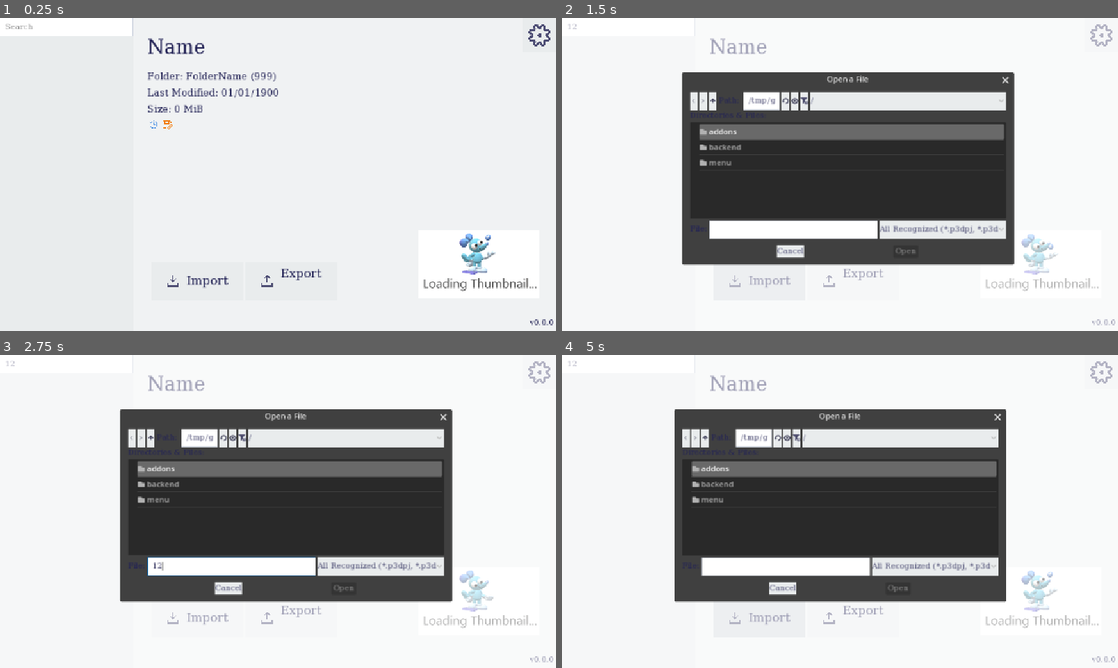
Above: before the commit, frames 1-4 (two rows, left to right).
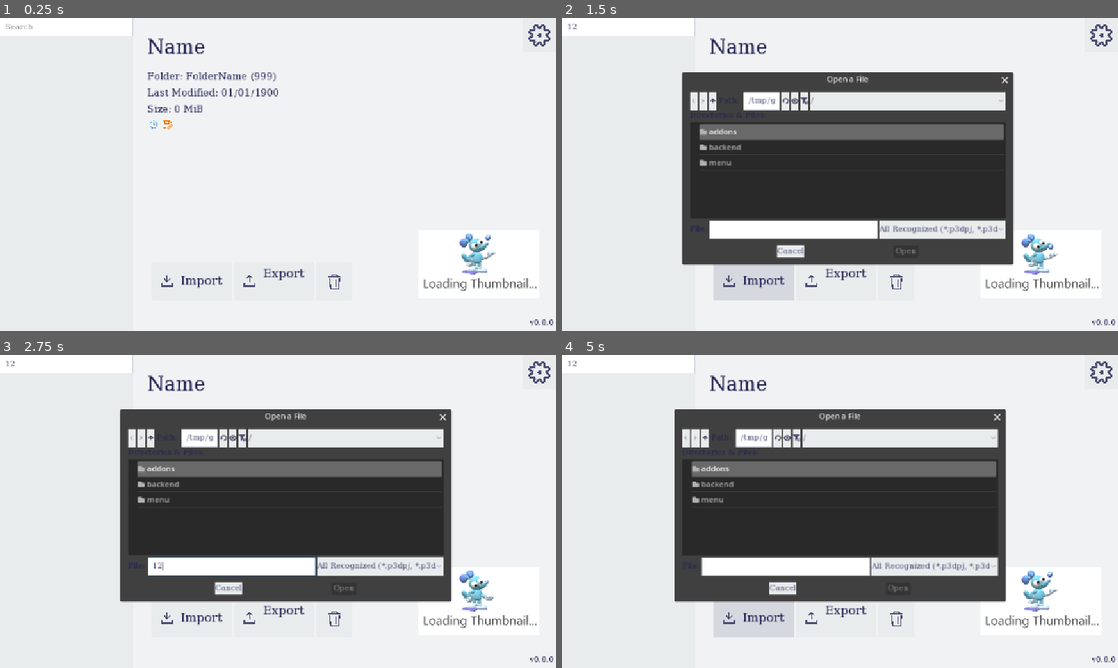
Above: after the commit, the same moments.

Repository: silkycell/Paint-3D-Project-Manager
Game: Godot game, scene res://menu/projects/projects_menu.tscn
Two runs of this game, one before a commit and one after it. Both use one fixed random seed, a clock stepped at 60 frames per second and the inputs below.
Inputs (mouse positions are in pixels of both pictures, inside the frame that each line leads up to; where the layout moved, square brackets give the same spot in the first picture):
- Up to frame 1 (0.25 s): no input
- Up to frame 2 (1.5 s): click (628, 27) at 0.52 s; type "12" at 0.6 s; click (751, 280) [756, 280] at 1.25 s
- Up to frame 3 (2.75 s): click (233, 567) at 2.02 s; type "12" at 2.1 s
- Up to frame 4 (5 s): click (834, 617) [851, 617] at 2.75 s; click "Cancel" at 3.5 s; click (751, 617) [756, 617] at 4.25 s

The runs differ from the first frame. In frame 1, 0.4% of the frame differs, in the area x 29-62%, y 80-87%; in frame 2, 1.7%; in frame 3, 1.7%, in the area x 1-100%, y 0-99%; in frame 4, 1.7%.
Error in both runs: Out of bounds get index '0' (on base: 'Array[Project]') (res://backend/global_signal_handler.gd:3)

Commit message:
add project deletion

Diff:
--- a/menu/projects/actions/action_button.gd
+++ b/menu/projects/actions/action_button.gd
@@ -3,5 +3,8 @@
 
 @export var target_action:ActionHandler
 
+func _ready():
+	pressed.connect(_on_pressed)
+
 func _on_pressed():
 	target_action.begin_action(GlobalSignalHandler.selected_project)
--- /dev/null
+++ b/menu/projects/actions/delete/delete_handler.gd
@@ -0,0 +1,53 @@
+extends ActionHandler
+
+const WARNINGTEXT:String = "Delete \"%s\"?"
+
+@onready var delete_warning_popup = $DeleteWarningPopup
+
+func begin_action(project:Project = null):
+	super(project)
+
+	delete_warning_popup.title = WARNINGTEXT % project.name
+	delete_warning_popup.visible = true
+
+	var selection = await delete_warning_popup.choice_selected
+
+	if selection == "delete":
+		ProjectsJsonAPI.projects.erase(project)
+		action_thread = Thread.new()
+		action_thread.start(_delete_project.bind(project.name, project.absolute_project_folder))
+
+		await finished_action
+
+		ProjectsJsonAPI.sort_projects()
+		ProjectsJsonAPI.save_json()
+
+		get_node("%ProjectsListContainer").generate_buttons()
+
+	exit_action()
+
+func _delete_project(project_name:String, folder_path:String):
+	var dir = DirAccess.open(folder_path)
+
+	if dir == null:
+		display_error_deferred("Error Code " + str(DirAccess.get_open_error()), "Error accessing " + folder_path)
+		return DirAccess.get_open_error()
+
+	var files = dir.get_files()
+	for i in range(files.size()):
+		call_deferred("emit_signal", "action_thread_update", "delete", {
+			"size": files.size(),
+			"idx": i,
+			"file": files[i],
+			"project": project_name
+		})
+
+		var error = dir.remove(files[i])
+		if error != 0:
+			display_error_deferred("Error Code " + str(error), "Error while deleting " + files[i] + ".")
+			return
+
+	DirAccess.remove_absolute(folder_path)
+
+	call_deferred("emit_signal", "action_thread_update", "finish", {})
+	call_deferred("emit_signal", "finished_action")
--- /dev/null
+++ b/menu/projects/actions/delete/delete_progress_panel.gd
@@ -0,0 +1,18 @@
+extends ProgressPanel
+
+func _on_thread_update(type, data):
+	super(type, data)
+
+	match type:
+		"start":
+			info_label.text = "Deleting \"%s\"..." % data.project
+
+		"delete":
+			_set_visibilities(true, true, true, true)
+
+			labelled_progress_bar.max_value = data.size
+			labelled_progress_bar.value = data.idx
+
+			petri_state = "TRANSFER"
+			info_label.text = "Deleting \"%s\"..." % data.project
+			task_label.text = data.file
--- a/menu/projects/actions/import/import_handler.gd
+++ b/menu/projects/actions/import/import_handler.gd
@@ -106,8 +106,7 @@
 	var project_location = projects_folder.path_join(project_folder_name)
 
 	if DirAccess.dir_exists_absolute(project_location):
-		call_deferred("emit_signal", "action_thread_update", "delete", {"project": data_json["project_data"]["Name"]})
-		DirAccess.remove_absolute(project_location)
+		_delete_project(data_json["project_data"]["Name"], project_location)
 
 	DirAccess.make_dir_recursive_absolute(project_location)
 
@@ -145,3 +144,26 @@
 	call_deferred("emit_signal", "finished_action", project_object)
 
 	reader.close()
+
+func _delete_project(project_name:String, folder_path:String):
+	var dir = DirAccess.open(folder_path)
+
+	if dir == null:
+		display_error_deferred("Error Code " + str(DirAccess.get_open_error()), "Error accessing " + folder_path)
+		return DirAccess.get_open_error()
+
+	var files = dir.get_files()
+	for i in range(files.size()):
+		call_deferred("emit_signal", "action_thread_update", "delete", {
+			"size": files.size(),
+			"idx": i,
+			"file": files[i],
+			"project": project_name
+		})
+
+		var error = dir.remove(files[i])
+		if error != 0:
+			display_error_deferred("Error Code " + str(error), "Error while deleting " + files[i] + ".")
+			return
+
+	DirAccess.remove_absolute(folder_path)
--- a/menu/projects/actions/import/import_progress_panel.gd
+++ b/menu/projects/actions/import/import_progress_panel.gd
@@ -8,11 +8,14 @@
 			info_label.text = "Importing \"%s\"..." % data.project
 
 		"delete":
-			_set_visibilities(false, true, true, true)
+			_set_visibilities(true, true, true, true)
+
+			labelled_progress_bar.max_value = data.size
+			labelled_progress_bar.value = data.idx
 
 			petri_state = "INDEX"
 			info_label.text = "Importing \"%s\"..." % data.project
-			info_label.text = "Deleting old files..."
+			task_label.text = "Deleting \"%s\"..." % data.file
 
 		"import":
 			_set_visibilities(true, true, true, true)
--- /dev/null
+++ b/menu/projects/assets/delete_icon.svg
@@ -0,0 +1,5 @@
+<?xml version="1.0" encoding="UTF-8" standalone="no"?>
+<!DOCTYPE svg PUBLIC "-//W3C//DTD SVG 1.1//EN" "http://www.w3.org/Graphics/SVG/1.1/DTD/svg11.dtd">
+<svg xmlns="http://www.w3.org/2000/svg" xmlns:xlink="http://www.w3.org/1999/xlink" version="1.1" viewBox="-10 0 614 1000">
+   <path d="M497 360h69l-32 447v3q-4 35 -31 58.5t-62 23.5h-282q-35 0 -62 -23.5t-31 -58.5v-3l-32 -447h63l28 441q2 8 6 14t11 10t14 4h282q7 0 13.5 -4t11 -10t6.5 -14zM469 266h125v63h-594v-63h125v-31q0 -40 27 -66.5t67 -26.5h156q40 0 67 26.5t27 66.5v31zM188 235v31h218 v-31q0 -14 -8.5 -22.5t-22.5 -8.5h-156q-14 0 -22.5 8.5t-8.5 22.5zM219 766v-374h31v374h-31zM344 766v-374h31v374h-31z" fill="#4d4d74"/>
+</svg>
--- a/menu/projects/projects_menu.tscn
+++ b/menu/projects/projects_menu.tscn
@@ -15,10 +15,13 @@
 [ext_resource type="Script" path="res://menu/projects/actions/import/import_handler.gd" id="8_gtaak"]
 [ext_resource type="Texture2D" uid="uid://b4p7o2hqgvb13" path="res://menu/projects/assets/thumbnail_loading.tres" id="9_rfehh"]
 [ext_resource type="Script" path="res://menu/projects/actions/import/import_progress_panel.gd" id="10_1db86"]
+[ext_resource type="Texture2D" uid="uid://5gq1w2xyqqsw" path="res://menu/projects/assets/delete_icon.svg" id="11_vawka"]
 [ext_resource type="PackedScene" uid="uid://cyxb6jh7o5skw" path="res://menu/projects/actions/progress_panel/progress_panel.tscn" id="12_cl2e7"]
 [ext_resource type="Script" path="res://menu/projects/settings_button.gd" id="13_v52yi"]
 [ext_resource type="PackedScene" uid="uid://cmijcfdt5mip" path="res://menu/popup_box.tscn" id="17_j3wdq"]
 [ext_resource type="Texture2D" uid="uid://dychp88l7omd3" path="res://menu/projects/assets/settings_icon.svg" id="19_yudf6"]
+[ext_resource type="Script" path="res://menu/projects/actions/delete/delete_handler.gd" id="21_6r0s8"]
+[ext_resource type="Script" path="res://menu/projects/actions/delete/delete_progress_panel.gd" id="22_kgcvs"]
 
 [sub_resource type="GDScript" id="GDScript_u7u8r"]
 resource_name = "VersionNumberSetter"
@@ -143,7 +146,7 @@
 anchor_bottom = 1.0
 offset_left = 38.0
 offset_top = -143.0
-offset_right = 424.32
+offset_right = 455.0
 offset_bottom = -64.0
 
 [node name="ImportButton" type="Button" parent="MainMenu/ProjectPanel/Buttons" node_paths=PackedStringArray("target_action")]
@@ -214,6 +217,29 @@
 "
 horizontal_alignment = 1
 vertical_alignment = 1
+
+[node name="DeleteButton" type="Button" parent="MainMenu/ProjectPanel/Buttons" node_paths=PackedStringArray("target_action")]
+custom_minimum_size = Vector2(75, 0)
+layout_mode = 2
+tooltip_text = "Delete the selected project"
+script = ExtResource("3_hxtem")
+target_action = NodePath("../../../../DeleteHandler")
+
+[node name="Icon" type="TextureRect" parent="MainMenu/ProjectPanel/Buttons/DeleteButton"]
+layout_mode = 1
+anchors_preset = 15
+anchor_right = 1.0
+anchor_bottom = 1.0
+offset_left = 23.0
+offset_top = 18.0
+offset_right = -23.0
+offset_bottom = -18.0
+grow_horizontal = 2
+grow_vertical = 2
+mouse_default_cursor_shape = 2
+texture = ExtResource("11_vawka")
+expand_mode = 1
+stretch_mode = 5
 
 [node name="Thumbnail" type="TextureRect" parent="MainMenu/ProjectPanel"]
 layout_mode = 1
@@ -303,7 +329,7 @@
 script = ExtResource("13_v52yi")
 settings_menu = NodePath("../SettingsMenuContainer")
 
-[node name="TextureRect" type="TextureRect" parent="SettingsContainer/SettingsButton"]
+[node name="Icon" type="TextureRect" parent="SettingsContainer/SettingsButton"]
 layout_mode = 1
 anchors_preset = 1
 anchor_left = 1.0
@@ -371,6 +397,7 @@
 script = ExtResource("8_gtaak")
 
 [node name="BG" type="ColorRect" parent="ImportHandler"]
+visible = false
 layout_mode = 1
 anchors_preset = 15
 anchor_right = 1.0
@@ -403,9 +430,42 @@
 script = ExtResource("10_1db86")
 parent_action = NodePath("..")
 
+[node name="DeleteHandler" type="Control" parent="."]
+unique_name_in_owner = true
+layout_mode = 1
+anchors_preset = 15
+anchor_right = 1.0
+anchor_bottom = 1.0
+grow_horizontal = 2
+grow_vertical = 2
+script = ExtResource("21_6r0s8")
+
+[node name="BG" type="ColorRect" parent="DeleteHandler"]
+visible = false
+layout_mode = 1
+anchors_preset = 15
+anchor_right = 1.0
+anchor_bottom = 1.0
+grow_horizontal = 2
+grow_vertical = 2
+color = Color(1, 1, 1, 0.572549)
+
+[node name="DeleteWarningPopup" parent="DeleteHandler" instance=ExtResource("17_j3wdq")]
+visible = false
+layout_mode = 1
+grow_horizontal = 1
+grow_vertical = 1
+title = "Delete %s?"
+text = "Are you sure you want to delete this project? This action is irreversible."
+button_options = Array[String](["Delete", "Cancel"])
+
+[node name="DeleteProgressPanel" parent="DeleteHandler" node_paths=PackedStringArray("parent_action") instance=ExtResource("12_cl2e7")]
+visible = false
+layout_mode = 1
+script = ExtResource("22_kgcvs")
+parent_action = NodePath("..")
+
 [connection signal="text_changed" from="MainMenu/ProjectsList/SearchBar" to="MainMenu/ProjectsList/SearchBar" method="_on_text_changed"]
-[connection signal="pressed" from="MainMenu/ProjectPanel/Buttons/ImportButton" to="MainMenu/ProjectPanel/Buttons/ImportButton" method="_on_pressed"]
-[connection signal="pressed" from="MainMenu/ProjectPanel/Buttons/ExportButton" to="MainMenu/ProjectPanel/Buttons/ExportButton" method="_on_pressed"]
 [connection signal="toggled" from="SettingsContainer/SettingsButton" to="SettingsContainer/SettingsButton" method="_on_toggled"]
 [connection signal="file_selected" from="ExportHandler/ExportDialog" to="ExportHandler" method="_on_export_dialog_file_selected"]
 [connection signal="file_selected" from="ImportHandler/ImportDialog" to="ImportHandler" method="_on_import_dialog_file_selected"]
Not shown, added: menu/projects/assets/delete_icon.svg.import
Not shown: 1 places in menu/projects/projects_menu.tscn that only renumber resources
